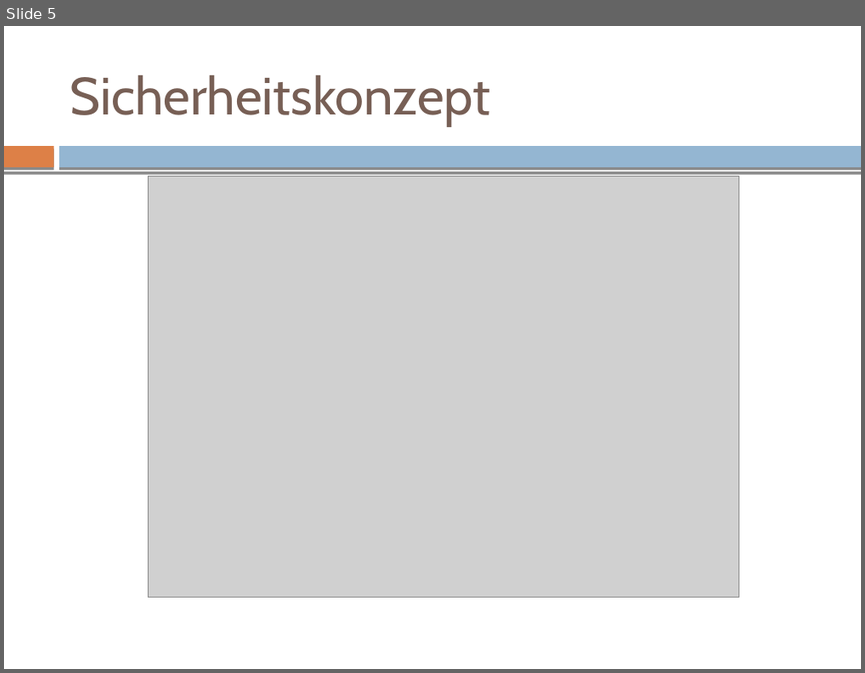
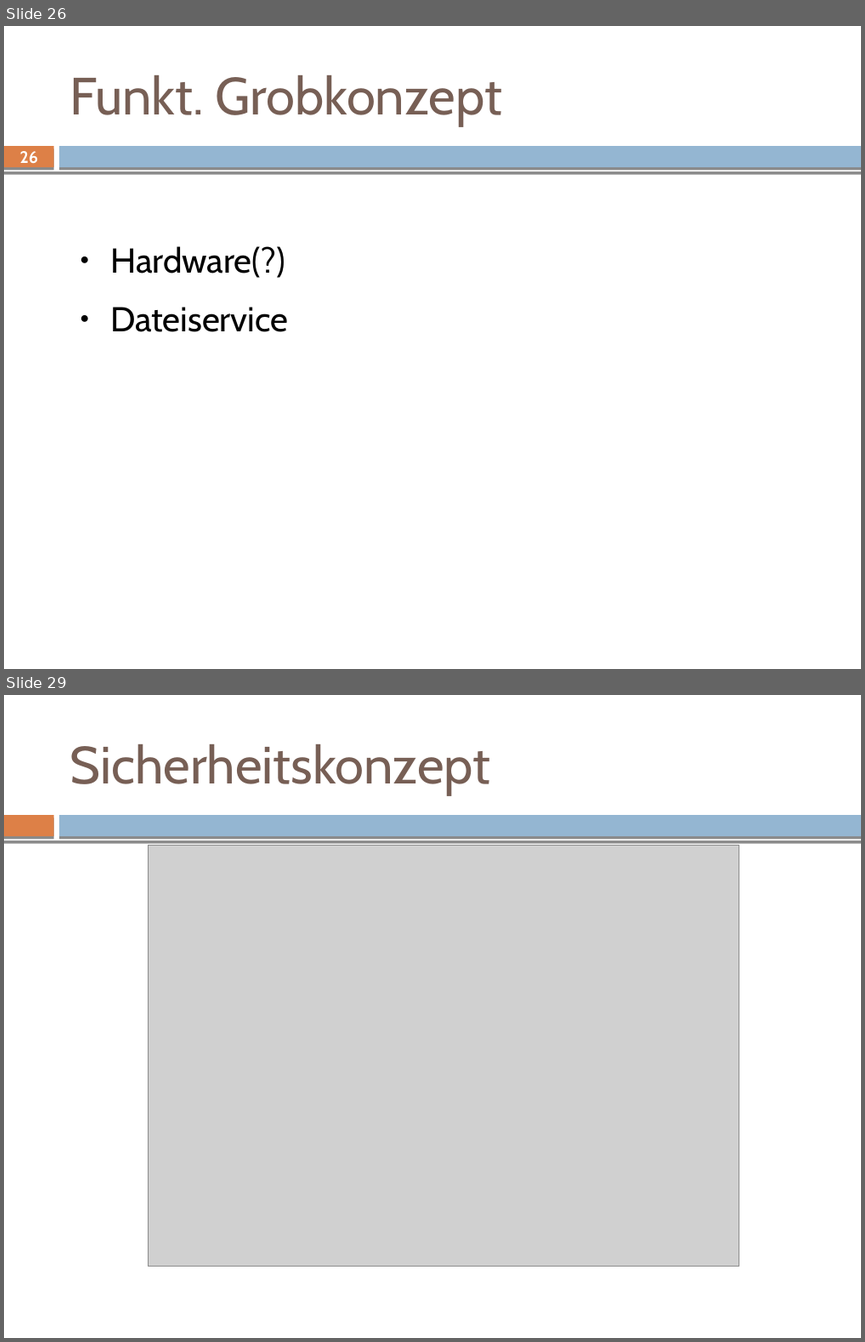
Before and after one commit to mvw/Wilddiebe10, a slide deck: keynote/keynote.odp. Shown one above the other, each under a label of ours: slide 5 before the commit, slides 26 and 29 after it; the slides between them are not shown. The pictures are 865x673 and 865x1342 pixels, drawn with LibreOffice and Linux fonts; fonts in the diff are those of the drawing; grey boxes stand for pictures. Boxes give left, top, right and bottom in pixels: in the first picture for what was removed or moved away, otherwise in the second. Text is boxed around its words. In the diff, an @@ line names an element or a change of style, - is before the commit and + after.

```diff
--- a/keynote/keynote.odp
+++ b/keynote/keynote.odp
@@ slide 26 added at (4, 26, 861, 669), background #FFFFFF; not listed: 3 template elements that a slide beside it also shows @@
@@ title added at (69, 75, 502, 126), 44 pt, text #775F55 @@
+Funkt. Grobkonzept
@@ page number added at (20, 151, 38, 168), 14 pt, text #FFFFFF, bold @@
+26
@@ text added at (110, 246, 288, 332), 29 pt, text #000000 @@
+● Hardware(?)
+● Dateiservice
@@ what was slide 5 is now slide 29 @@
```
Also in this commit, not shown: 1 slide changed, 28 other slides added, 3 slides removed, 2 other files.
